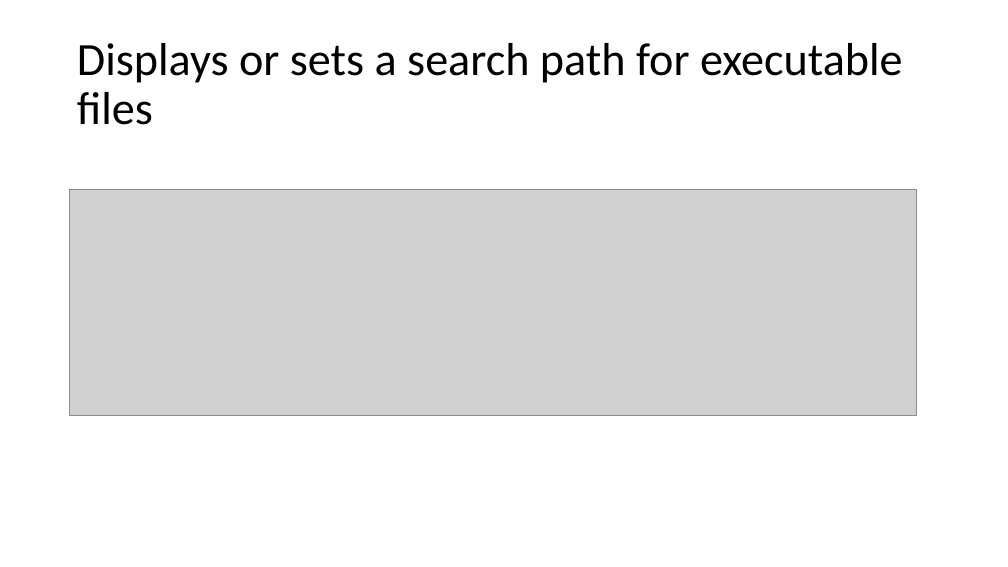
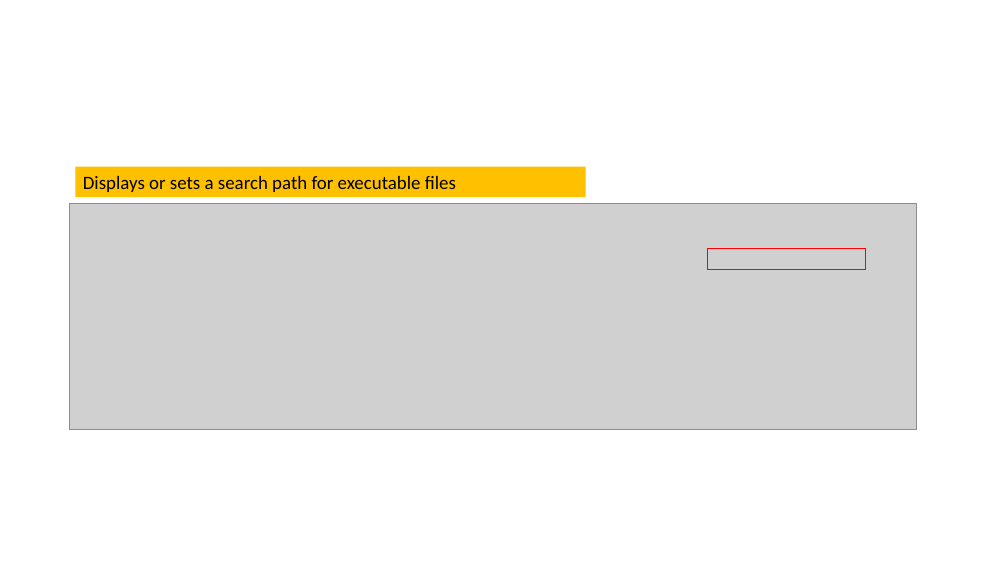
Before and after one commit to frankwxu/digital-forensics-lab, a slide deck: slide 15 of Basic_Computer_Skills_for_Forensics/2_Win_command_line_tutorial.pptx (slide 12 before the commit). Drawn at 1008x567 pixels with LibreOffice and Linux fonts; fonts in the diff are those of the drawing; grey boxes stand for pictures; background and template pictures are left out. Boxes give left, top, right and bottom in pixels: in the first picture for what was removed or moved away, otherwise in the second. Text is boxed around its words. In the diff, an @@ line names an element or a change of style, - is before the commit and + after.

```diff
--- a/Basic_Computer_Skills_for_Forensics/2_Win_command_line_tutorial.pptx
+++ b/Basic_Computer_Skills_for_Forensics/2_Win_command_line_tutorial.pptx
@@ rectangle "Displays or sets a search ...": place and size @@
-rectangle "Displays or sets a search ..." at bbox=[77, 43, 903, 125]
+rectangle "Displays or sets a search ..." at bbox=[76, 167, 586, 197]
@@ rectangle "Displays or sets a search ..." at bbox=[76, 167, 586, 197]: size 44 to 18 pt; line spacing 0.9 to 1; vertical alignment middle to top; fill none to #FFC000 @@
@@ picture: place and size @@
-picture at bbox=[70, 189, 917, 415]
+picture at bbox=[70, 203, 917, 430]
@@ rectangle added at bbox=[708, 249, 866, 269], outline #FF0000 1 pt @@
```
Also in this commit, not shown: 4 other slides changed, 3 slides added, 10 other files.
